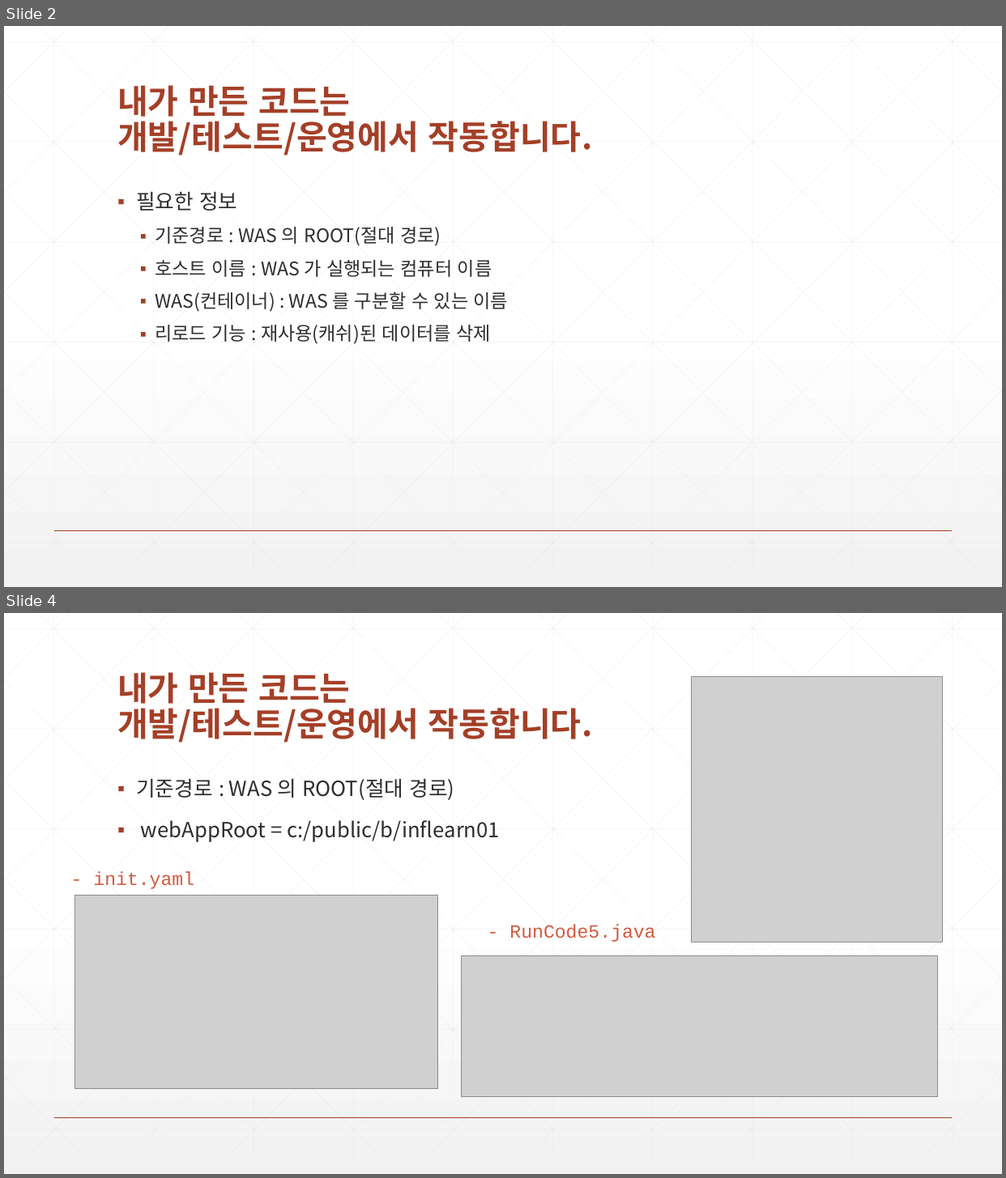
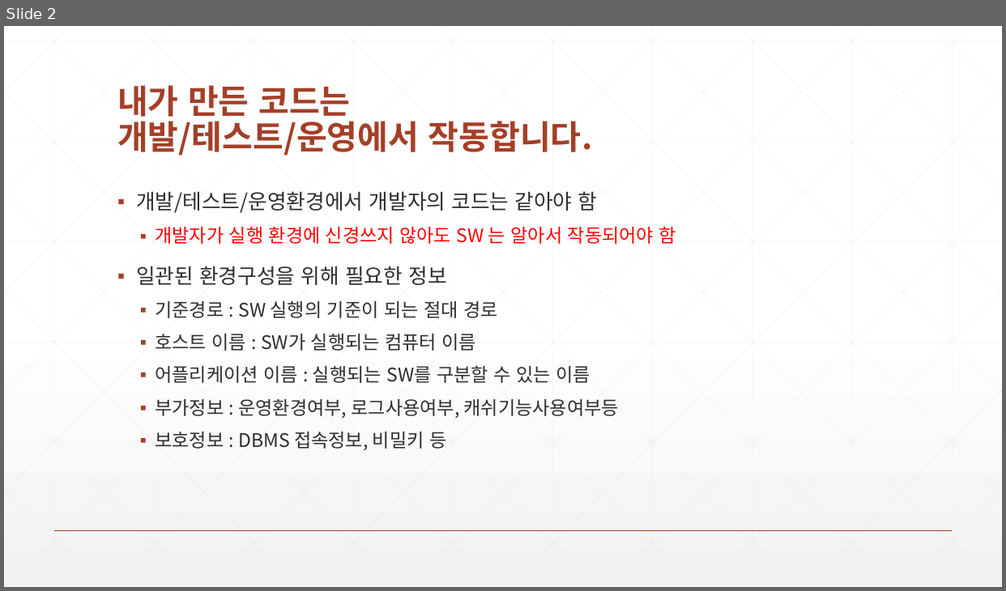
Before and after one commit to zeroshift01/code5, a slide deck: inflearn01/doc/1.(심화)내가만든코드는개발테스트운영에서작동합니다.pptx. Shown one above the other, each under a label of ours: slides 2 and 4 before the commit, slide 2 after it; the slides between them are not shown. The pictures are 1006x1178 and 1006x591 pixels, drawn with LibreOffice and Linux fonts; fonts in the diff are those of the drawing; grey boxes stand for pictures. Boxes give left, top, right and bottom in pixels: in the first picture for what was removed or moved away, otherwise in the second. Text is boxed around its words. In the diff, an @@ line names an element or a change of style, - is before the commit and + after.

```diff
--- a/inflearn01/doc/1.(심화)내가만든코드는개발테스트운영에서작동합니다.pptx
+++ b/inflearn01/doc/1.(심화)내가만든코드는개발테스트운영에서작동합니다.pptx
@@ slide 4 removed at box(4, 613, 1002, 1174), background gradient #FFFFFF to #F2F2F2; not listed: 47 template elements that a slide beside it also shows @@
@@ title removed at box(117, 672, 593, 743) @@
-내가 만든 코드는
-개발/테스트/운영에서 작동합니다.
@@ picture removed at box(691, 677, 942, 943) @@
@@ text removed at box(136, 778, 500, 842) @@
-▪ 기준경로 : WAS 의 ROOT(절대 경로)
-▪ webAppRoot = c:/public/b/inflearn01
@@ text removed at box(93, 872, 194, 889) @@
-- init.yaml
@@ picture removed at box(74, 895, 437, 1088) @@
@@ text removed at box(509, 924, 655, 942) @@
-- RunCode5.java
@@ picture removed at box(462, 956, 938, 1097) @@
@@ slide 2 changed as well @@
@@ text at box(136, 191, 676, 450): text changed @@
-▪ 필요한 정보
-  ▪ 기준경로 : WAS 의 ROOT(절대 경로)
-  ▪ 호스트 이름 : WAS 가 실행되는 컴퓨터 이름
-  ▪ WAS(컨테이너) : WAS 를 구분할 수 있는 이름
-  ▪ 리로드 기능 : 재사용(캐쉬)된 데이터를 삭제
+▪ 개발/테스트/운영환경에서 개발자의 코드는 같아야 함
+  ▪ 개발자가 실행 환경에 신경쓰지 않아도 SW 는 알아서 작동되어야 함
+▪ 일관된 환경구성을 위해 필요한 정보
+  ▪ 기준경로 : SW 실행의 기준이 되는 절대 경로
+  ▪ 호스트 이름 : SW가 실행되는 컴퓨터 이름
+  ▪ 어플리케이션 이름 : 실행되는 SW를 구분할 수 있는 이름
+  ▪ 부가정보 : 운영환경여부, 로그사용여부, 캐쉬기능사용여부등
+  ▪ 보호정보 : DBMS 접속정보, 비밀키 등
```
Also in this commit, not shown: 6 other slides changed, 5 slides added, 4 other slides removed, 4 other files.
